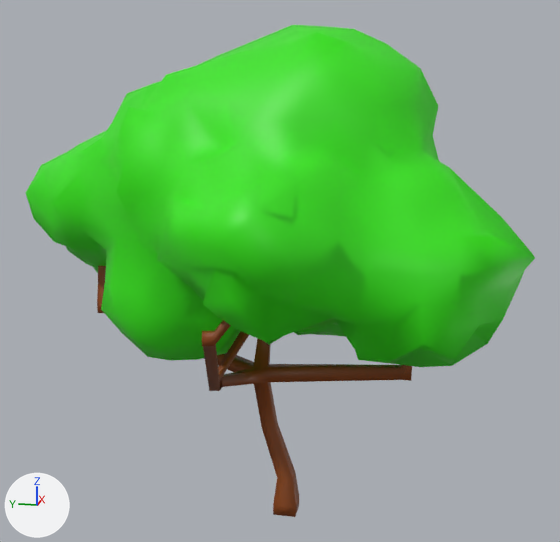
A saved change to the FBX model Content/Environment/Foliage/MangoTree/Meshes/SM_MangoTree_002.fbx.
Rendered twice from a 50 mm camera at (-4.47, -0.85, 2.72) aimed at (0.01, 0.04, 1.6). Arrows for +X, +Y and +Z are at lower left; the lights stay in place. Where no turn or scale is listed for an object, it has been applied to the vertices.

In view in the first picture: 'MangoTree_02'.
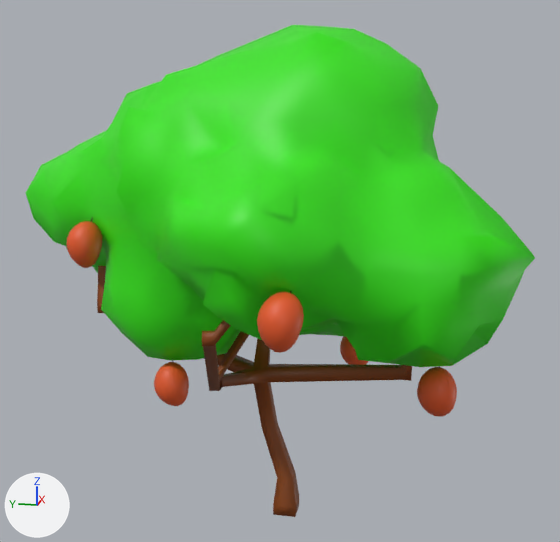
Pixel boxes (x1, y1, x2, y2) of what changed, in the pictures (560 x 542 px):
part 1 of me_cube, added
    after: (340, 336, 368, 365)
part 2 of me_cube, added (orange)
    after: (154, 360, 189, 406)
part 3 of me_cube, added
    after: (417, 366, 457, 417)
part 4 of me_cube, added (orange)
    after: (257, 291, 304, 353)
part 5 of me_cube, added (orange)
    after: (66, 217, 102, 268)

What the commit changed:
Material 'Mango_Tail' (mat_mango_tail) is new.
Its base color is (0.0254, 0.00186, 0.00697) (dark red #2c0614).
Material 'Mango' (mat_mango) is new.
Its base color is (0.8, 0.101, 0.0202) (orange #e75927).
me_cube is used by ob_mangotree_02; location (0.0, 0.0, 0.0).
me_cube had 714 vertices, 1028 faces and spanned x -1.4..1.3, y -1.33..1.85, z 0.0..3.01.
me_cube now has 1806 vertices, 3068 faces and spans x -1.42..1.3, y -1.33..1.85, z 0.0..3.01.
me_cube part 1: a new loose piece of 182 vertices spanning x 0.14..0.34, y -0.5..-0.3, z 0.92..1.25.
me_cube part 2: a new loose piece of 182 vertices spanning x -0.58..-0.39, y 0.48..0.68, z 0.88..1.21.
me_cube part 3: a new loose piece of 182 vertices spanning x -0.78..-0.58, y -1.01..-0.81, z 1.03..1.36.
me_cube part 4: a new loose piece of 182 vertices spanning x -1.42..-1.22, y -0.32..-0.12, z 1.57..1.88.
me_cube part 5: a new loose piece of 182 vertices spanning x -0.54..-0.34, y 0.99..1.19, z 1.68..1.99.
me_cube now uses material mat_mango_tail (dark red #2c0614).
me_cube now uses material mat_mango (orange #e75927).
